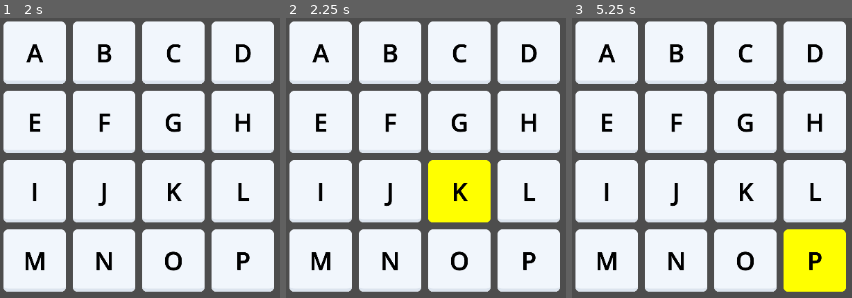
Above: before the commit, frames 1-3 (left to right).
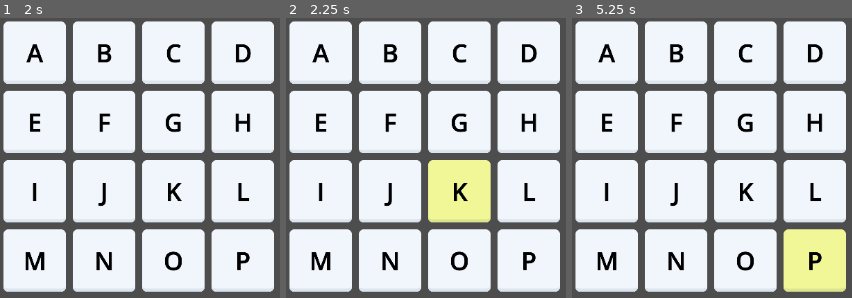
Above: after the commit, the same moments.

Repository: MarcoRizz/quadrati
Game: Godot game, scene res://main.tscn
The game is run twice, just before and just after one commit, with the same random seed, the same clock (stepped at 60 frames per second) and the same inputs.
Inputs (mouse positions are in pixels of both pictures, inside the frame that each line leads up to):
- Up to frame 1 (2 s): tap Enter at 0.5 s; move the mouse to (outside the picture) at 0.52 s; press the mouse at (outside the picture) at 0.53 s; tap Space at 1.25 s; move the mouse to (outside the picture) at 1.27 s; release the mouse at (outside the picture) at 1.28 s; click (outside the picture) at 1.35 s
- Up to frame 2 (2.25 s): tap Enter at 2 s; move the mouse to (445, 174) at 2.02 s; press the mouse at (445, 174) at 2.03 s
- Up to frame 3 (5.25 s): tap Space at 2.75, 4.25 s; move the mouse to (outside the picture) at 2.77 s; release the mouse at (outside the picture) at 2.78 s; click (outside the picture) at 2.85 s; tap Enter at 3.5 s; move the mouse to (851, 130) at 3.52 s; press the mouse at (851, 130) at 3.53 s; move the mouse to (outside the picture) at 4.27 s; release the mouse at (outside the picture) at 4.28 s; click (outside the picture) at 4.35 s; move the mouse to (812, 264) at 5.02 s; press the mouse at (812, 264) at 5.03 s

Frame 1 is identical in both runs. In frame 2, 4.9% of the frame differs, in the area x 50-74%, y 50-74%; in frame 3, 4.9%, in the area x 75-98%, y 75-98%.

Commit message:
spostata coordinata tile al centro

Diff:
--- a/grid.gd
+++ b/grid.gd
@@ -58,4 +58,4 @@
 	print("position: " + str(grid_x) + ", " + str(grid_y))
 
 func elaborate_tile_coordinate(grid_x: int, grid_y: int) -> Vector2:
-	return Vector2((tile_size + tile_spacing) * grid_x + tile_spacing / 2, (tile_size + tile_spacing) * grid_y + tile_spacing / 2)
+	return Vector2((tile_size + tile_spacing) * (grid_x + 1.0/2), (tile_size + tile_spacing) * (grid_y + 1.0/2))
--- a/tile.gd
+++ b/tile.gd
@@ -20,7 +20,7 @@
 		if get_parent().valid_clic and get_rect().has_point(get_local_mouse_position()):
 			if not state_selected:
 				selection.emit(grid_x, grid_y, get_node("Label").text)
-				self.modulate = Color(255, 255, 0)
+				self.modulate = Color(1, 1, 0.6)
 				state_selected = true
 
 
--- a/tile.tscn
+++ b/tile.tscn
@@ -7,12 +7,15 @@
 scale = Vector2(0.4, 0.4)
 texture = ExtResource("1_ib4yh")
 centered = false
+offset = Vector2(-125, -125)
 script = ExtResource("2_3njg7")
 
 [node name="Label" type="Label" parent="."]
 z_index = 2
-offset_right = 250.0
-offset_bottom = 250.0
+offset_left = -125.0
+offset_top = -125.0
+offset_right = 125.0
+offset_bottom = 125.0
 theme_override_colors/font_color = Color(0, 0, 0, 1)
 theme_override_colors/font_shadow_color = Color(0, 0, 0, 1)
 theme_override_font_sizes/font_size = 100
